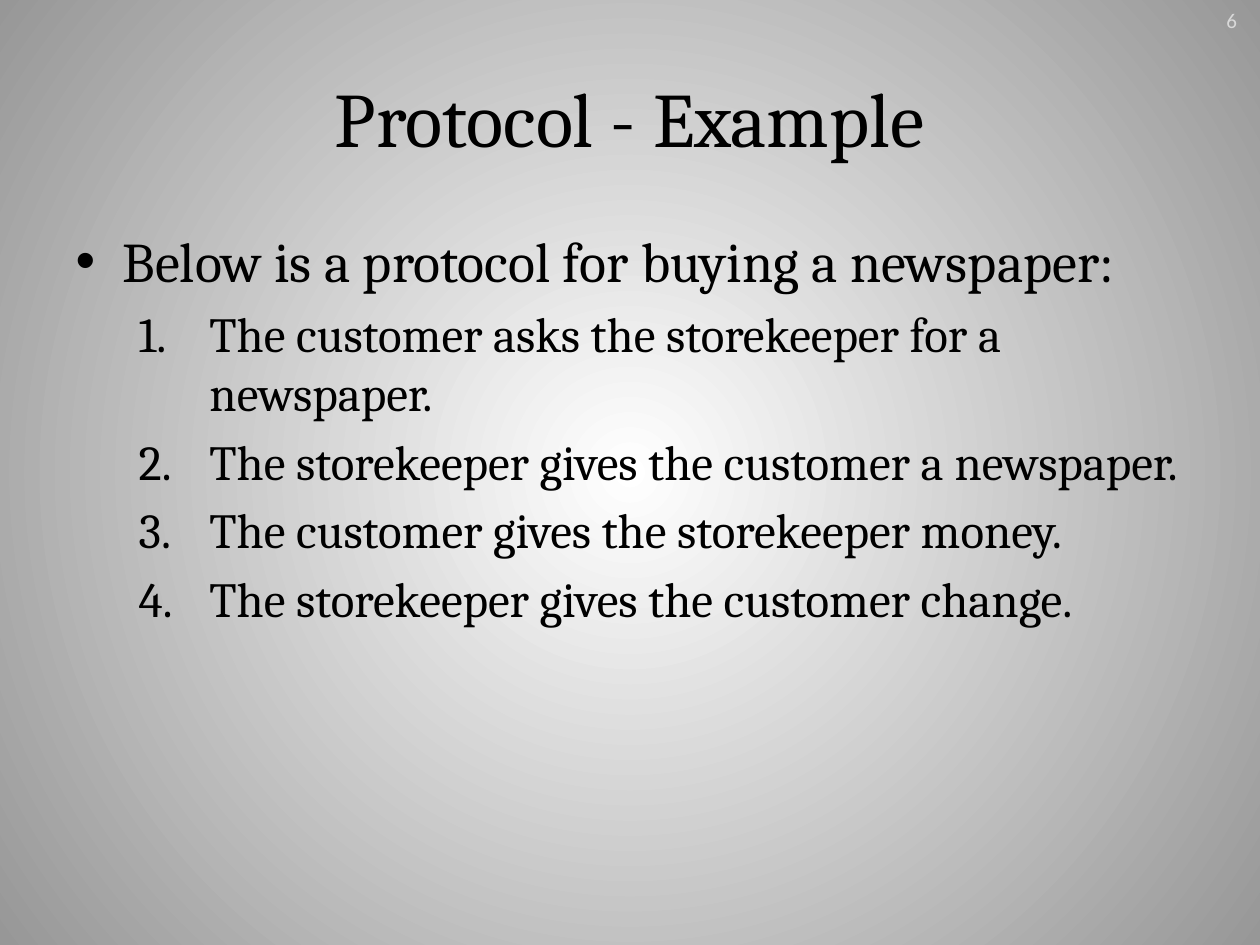
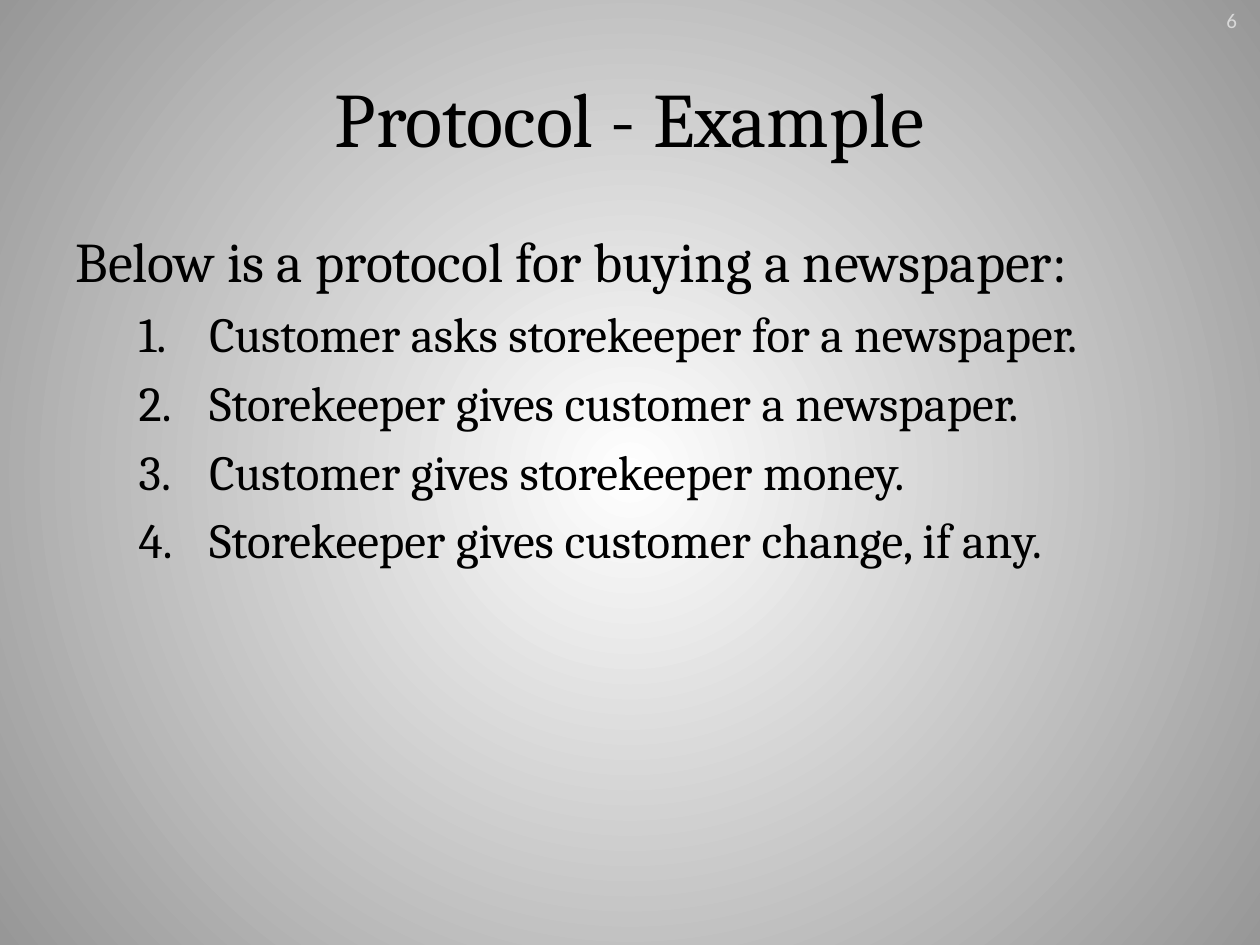
Before and after one commit to moshekaplan/cyber_training_materials, a slide deck: slide 6 of wireshark/Intro to Network Protocols and Wireshark.pptx. Drawn at 1260x945 pixels with LibreOffice and Linux fonts; fonts in the diff are those of the drawing. Boxes give left, top, right and bottom in pixels: in the first picture for what was removed or moved away, otherwise in the second. Text is boxed around its words. In the diff, an @@ line names an element or a change of style, - is before the commit and + after.

```diff
--- a/wireshark/Intro to Network Protocols and Wireshark.pptx
+++ b/wireshark/Intro to Network Protocols and Wireshark.pptx
@@ text at [76,242,1067,295]: bullet • to none @@
@@ text at [209,317,1077,569]: text changed @@
-  1. The customer asks the storekeeper for a newspaper.
-  2. The storekeeper gives the customer a newspaper.
-  3. The customer gives the storekeeper money.
-  4. The storekeeper gives the customer change.
+  1. Customer asks storekeeper for a newspaper.
+  2. Storekeeper gives customer a newspaper.
+  3. Customer gives storekeeper money.
+  4. Storekeeper gives customer change, if any.
```
Also in this commit, not shown: 3 other slides changed.
